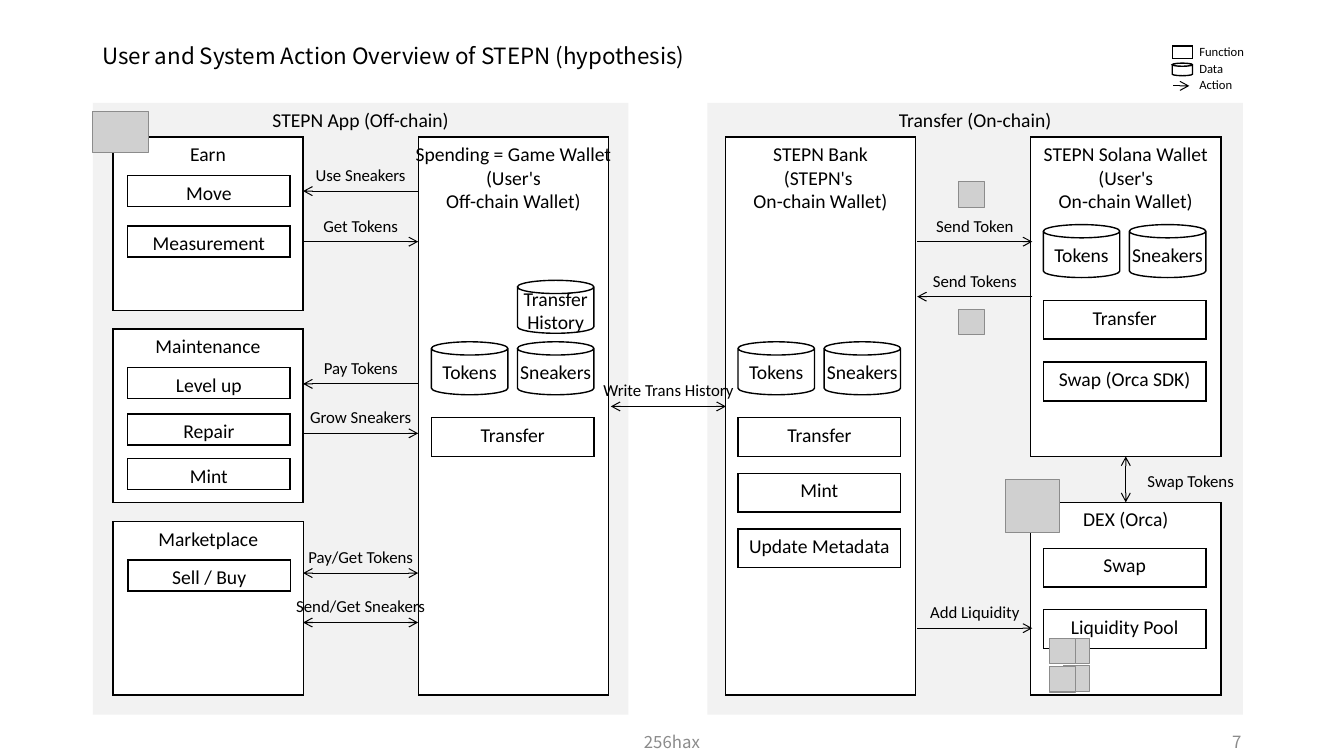
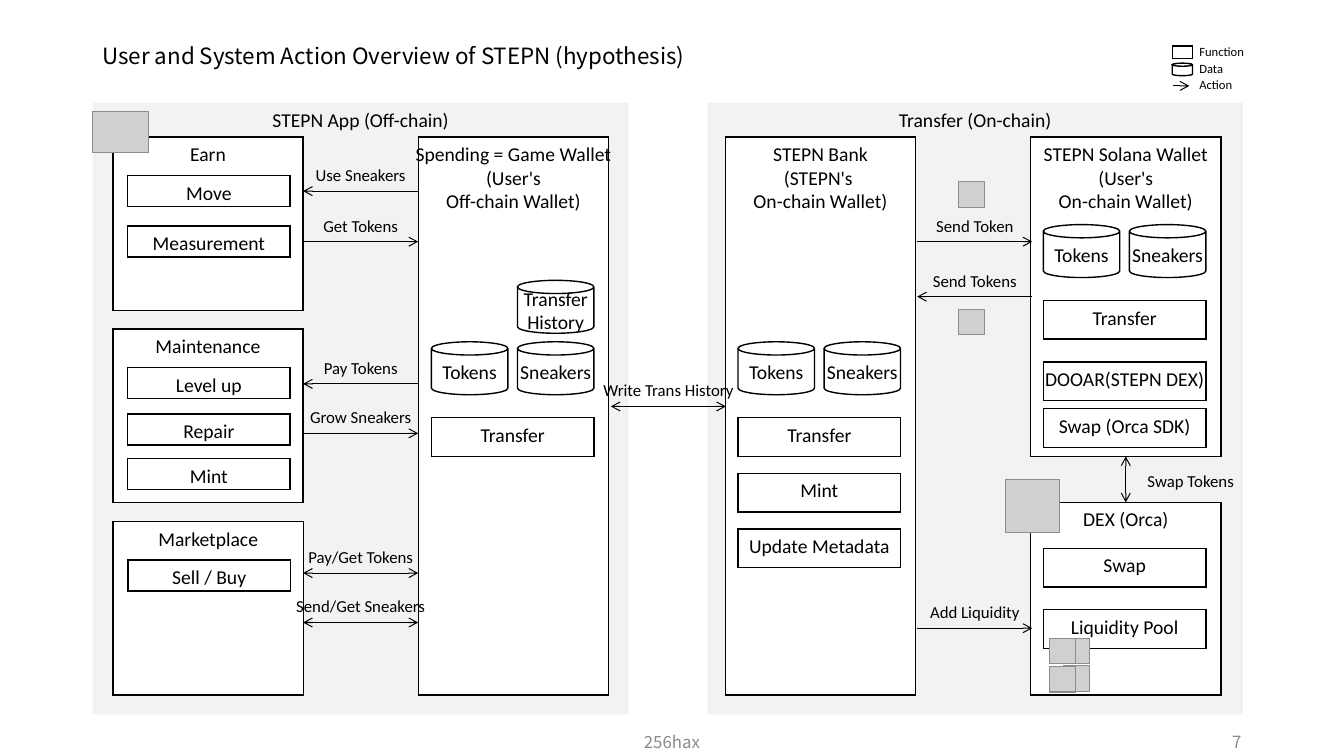
Before and after one commit to legendaryangelist/solana-anchor-react-essential, a slide deck: slide 8 of docs/Solana_Blockchain_Outline_Figure.pptx. Drawn at 1344x756 pixels with LibreOffice and Linux fonts; fonts in the diff are those of the drawing; grey boxes stand for pictures. Boxes give left, top, right and bottom in pixels: in the first picture for what was removed or moved away, otherwise in the second. Text is boxed around its words. In the diff, an @@ line names an element or a change of style, - is before the commit and + after.

```diff
--- a/docs/Solana_Blockchain_Outline_Figure.pptx
+++ b/docs/Solana_Blockchain_Outline_Figure.pptx
@@ rectangle added at <box>1044,362,1206,400</box>, fill #FFFFFF, outline #000000 1 pt, 14 pt, text #000000 @@
+DOOAR(STEPN DEX)
@@ rectangle "Swap (Orca SDK)": place and size @@
-rectangle "Swap (Orca SDK)" at <box>1044,362,1206,400</box>
+rectangle "Swap (Orca SDK)" at <box>1044,409,1206,448</box>
```
Also in this commit, not shown: 4 other slides changed.
